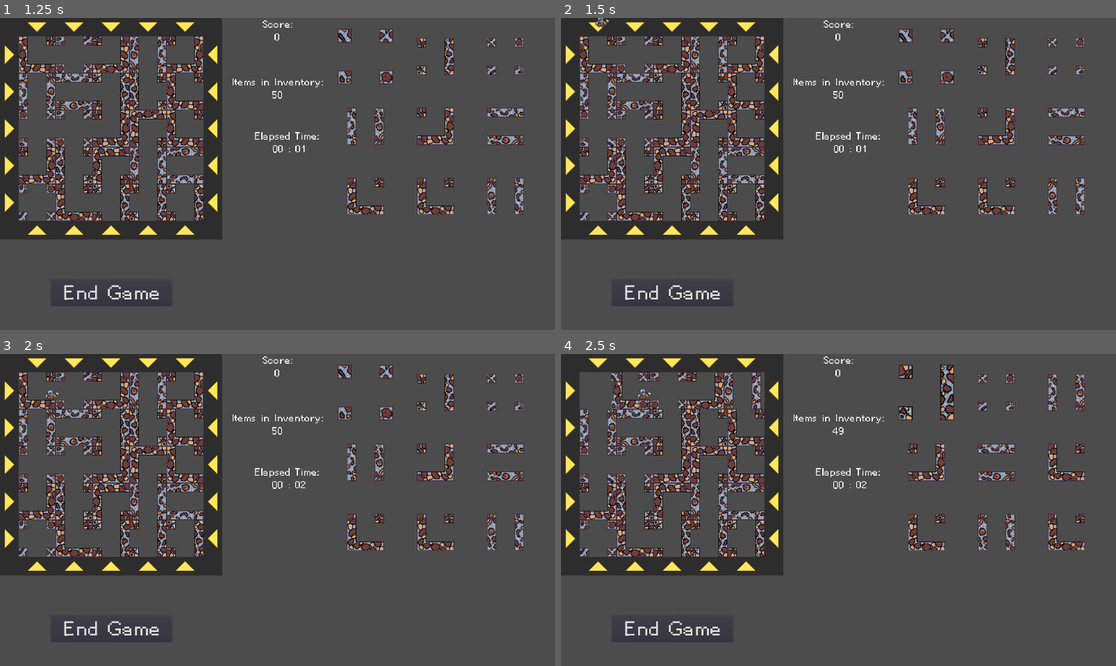
Above: before the commit, frames 1-4 (two rows, left to right).
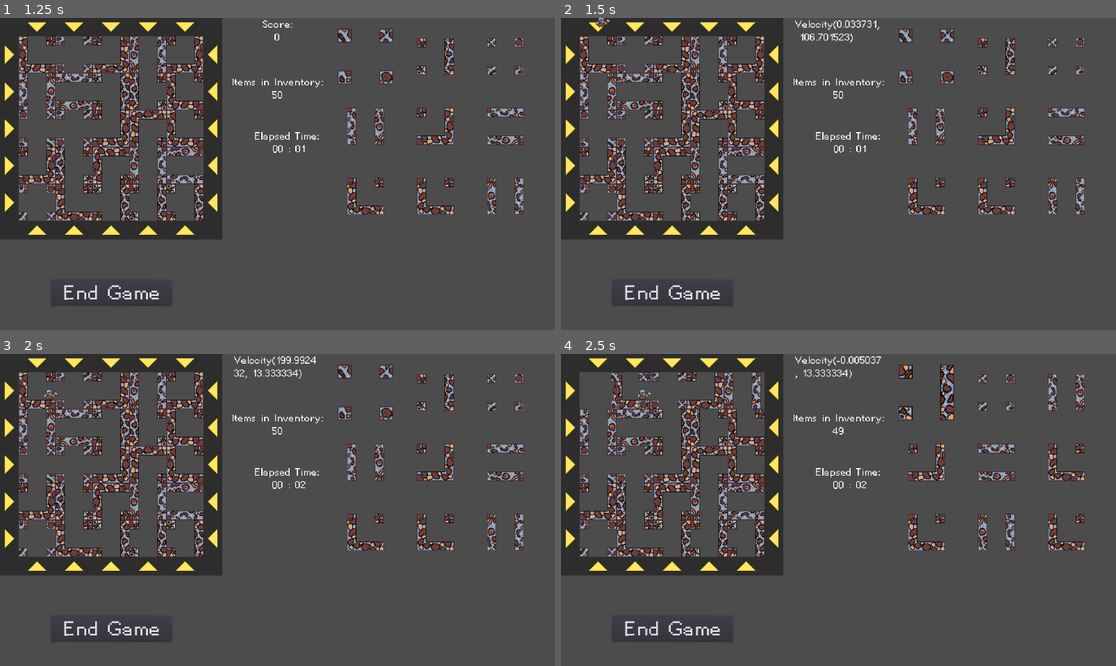
Above: after the commit, the same moments.

Repository: DorianSnowball/amazeing-mine
Game: Godot game, scene res://menu.tscn
Two runs of this game, one before a commit and one after it. Both use one fixed random seed, a clock stepped at 60 frames per second and the inputs below. The engine's default icon, where the game draws it, is replaced by a stand-in: a white triangle on a blue panel in a dark square.
Inputs (mouse positions are in pixels of both pictures, inside the frame that each line leads up to):
- Up to frame 1 (1.25 s): click "Start" at 0.5 s
- Up to frame 2 (1.5 s): hold D (move_right) from 1.28 s (still down); tap R (rope) at 1.35 s
- Up to frame 3 (2 s): keep holding D (move_right); tap Space (jump) at 1.52, 1.55, 1.82 s
- Up to frame 4 (2.5 s): release D (move_right) at 2 s; click (572, 391) at 2.02 s

Frame 1 is identical in both runs. In frame 2, 0.3% of the frame differs, in the area x 6-58%, y 0-8%; in frame 3, 0.3%, in the area x 8-57%, y 0-15%; in frame 4, 0.3%.
Error in both runs: Unable to iterate on object of type 'Nil'. (res://Highscore.gd:29)

Commit message:
tweaked movement, added coyote time

Diff:
--- a/game/Border.tscn
+++ b/game/Border.tscn
@@ -8,8 +8,12 @@
 [sub_resource type="RectangleShape2D" id=2]
 extents = Vector2( 277.692, 31.9649 )
 
+[sub_resource type="RectangleShape2D" id=3]
+extents = Vector2( 50.0497, 31.7927 )
+
 [node name="StaticBody2D" type="StaticBody2D"]
 collision_layer = 3
+collision_mask = 3
 
 [node name="Border_thin" type="Sprite" parent="."]
 position = Vector2( 384, 384 )
@@ -35,3 +39,10 @@
 [node name="CollisionShape2D" type="CollisionShape2D" parent="."]
 position = Vector2( 426, 32 )
 shape = SubResource( 2 )
+
+[node name="CollisionShape2D5" type="CollisionShape2D" parent="."]
+position = Vector2( 105.865, 32.1738 )
+rotation = 3.14159
+shape = SubResource( 3 )
+one_way_collision = true
+one_way_collision_margin = 13.3
--- a/game/Dwarf.gd
+++ b/game/Dwarf.gd
@@ -4,10 +4,15 @@
 var depth : int = 0
 
 # environment variables
-var speed : int = 200
-var climb_speed : int = 200
-var jumpforce : int = 400
-var gravity : int = 800
+#var speed : int = 200
+export var top_speed : int = 200
+export var frame_counter : int = 0
+export var climb_speed : int = 200
+export var jumpforce : int = 250
+export var gravity : int = 800
+export var coyote_time : int = 6
+
+var frames_in_air : int = 0
 
 #no stuck
 var stuck_count = 0
@@ -28,14 +33,29 @@
 onready var _magic_sound = $poof
 onready var _speech_sprite = $"speech bubble"
 
-func get_input():
+func get_input(delta):
+    if -3 <= velocity.x and velocity.x <= 3:                              # Dead Zone Detection
+        velocity.x = 0
+        frame_counter = 0
 
     # movement input here
     if Input.is_action_pressed("move_left"):
-        velocity.x -= speed                                                     # Make go fast
+        frame_counter += 1
+        velocity.x = -6*(frame_counter*frame_counter)+1                                                     # Make go fast
 
     elif Input.is_action_pressed("move_right"):
-        velocity.x += speed                                                     # Make go fast
+        frame_counter += 1
+        velocity.x = 6*(frame_counter*frame_counter)+1                                                     # Make go fast
+
+
+    if Input.is_action_just_released("move_left") or Input.is_action_just_released("move_right"):
+        frame_counter = 0
+
+    if not Input.is_action_pressed("move_left") and not Input.is_action_pressed("move_right") and velocity.x != 0:
+        frame_counter += 1
+        velocity.x = 2.45* pow((frame_counter-3), 4)
+
+    print(velocity.x)
 
 
     if Input.is_action_just_pressed("move_left"):
@@ -47,8 +67,13 @@
         if is_on_floor():
             _animated_sprite.play("walk")                                           # sprite animation
 
-        # jump input
-    if Input.is_action_just_pressed("jump") and (is_on_floor() or on_rope):
+    if not is_on_floor():
+        frames_in_air += 1
+    else:
+        frames_in_air = 0
+
+    # jump input
+    if Input.is_action_just_pressed("jump") and (frames_in_air <= coyote_time or on_rope):
         velocity.y -= jumpforce
 
         if velocity.x < 0:                                                      # backflip city
@@ -82,10 +107,13 @@
 
 func _physics_process(delta):
     if not in_spawn_animation:
-        velocity.x = 0
-        get_input()
-
-
+        #velocity.x = 0
+        get_input(delta)
+
+    if velocity.x > top_speed:                                                  # restrict to top speed
+        velocity.x = top_speed
+    elif velocity.x < -1 * top_speed:
+        velocity.x = -1* top_speed
     # applying the velocity
     velocity = move_and_slide(velocity, Vector2.UP)
 
@@ -93,7 +121,7 @@
     if not on_rope:
         velocity.y += gravity * delta
 
-    #$"/root/Control/Score".text = "Velocity" + str(velocity)
+    $"/root/Control/Score".text = "Velocity" + str(velocity)
     #$"/root/Control/Score".text = "Animation: " + _animated_sprite.animation
     checkScroll()
     teleport()
--- a/game/Dwarf.tscn
+++ b/game/Dwarf.tscn
@@ -61,173 +61,173 @@
 
 [sub_resource type="AtlasTexture" id=11]
 flags = 4
+atlas = ExtResource( 3 )
+region = Rect2( 0, 96, 32, 32 )
+
+[sub_resource type="AtlasTexture" id=12]
+flags = 4
+atlas = ExtResource( 3 )
+region = Rect2( 32, 96, 32, 32 )
+
+[sub_resource type="AtlasTexture" id=13]
+flags = 4
+atlas = ExtResource( 3 )
+region = Rect2( 64, 96, 32, 32 )
+
+[sub_resource type="AtlasTexture" id=14]
+flags = 4
+atlas = ExtResource( 3 )
+region = Rect2( 96, 96, 32, 32 )
+
+[sub_resource type="AtlasTexture" id=15]
+flags = 4
 atlas = ExtResource( 7 )
 region = Rect2( 0, 160, 39, 32 )
 
-[sub_resource type="AtlasTexture" id=12]
+[sub_resource type="AtlasTexture" id=16]
 flags = 4
 atlas = ExtResource( 7 )
 region = Rect2( 39, 160, 39, 32 )
 
-[sub_resource type="AtlasTexture" id=13]
+[sub_resource type="AtlasTexture" id=17]
 flags = 4
 atlas = ExtResource( 7 )
 region = Rect2( 78, 160, 39, 32 )
 
-[sub_resource type="AtlasTexture" id=14]
+[sub_resource type="AtlasTexture" id=18]
 flags = 4
 atlas = ExtResource( 7 )
 region = Rect2( 117, 160, 39, 32 )
 
-[sub_resource type="AtlasTexture" id=15]
+[sub_resource type="AtlasTexture" id=19]
 flags = 4
 atlas = ExtResource( 7 )
 region = Rect2( 156, 160, 39, 32 )
 
-[sub_resource type="AtlasTexture" id=16]
+[sub_resource type="AtlasTexture" id=20]
 flags = 4
 atlas = ExtResource( 3 )
 region = Rect2( 0, 64, 32, 32 )
 
-[sub_resource type="AtlasTexture" id=17]
+[sub_resource type="AtlasTexture" id=21]
 flags = 4
 atlas = ExtResource( 3 )
 region = Rect2( 32, 64, 32, 32 )
 
-[sub_resource type="AtlasTexture" id=18]
+[sub_resource type="AtlasTexture" id=22]
 flags = 4
 atlas = ExtResource( 3 )
 region = Rect2( 64, 64, 32, 32 )
 
-[sub_resource type="AtlasTexture" id=19]
+[sub_resource type="AtlasTexture" id=23]
 flags = 4
 atlas = ExtResource( 3 )
 region = Rect2( 32, 64, 32, 32 )
 
-[sub_resource type="AtlasTexture" id=20]
+[sub_resource type="AtlasTexture" id=24]
 flags = 4
 atlas = ExtResource( 3 )
 region = Rect2( 0, 64, 32, 32 )
 
-[sub_resource type="AtlasTexture" id=21]
+[sub_resource type="AtlasTexture" id=25]
+flags = 4
+atlas = ExtResource( 3 )
+region = Rect2( 0, 32, 32, 32 )
+
+[sub_resource type="AtlasTexture" id=26]
+flags = 4
+atlas = ExtResource( 3 )
+region = Rect2( 32, 32, 32, 32 )
+
+[sub_resource type="AtlasTexture" id=27]
+flags = 4
+atlas = ExtResource( 3 )
+region = Rect2( 64, 32, 32, 32 )
+
+[sub_resource type="AtlasTexture" id=28]
+flags = 4
+atlas = ExtResource( 3 )
+region = Rect2( 96, 32, 32, 32 )
+
+[sub_resource type="AtlasTexture" id=29]
+flags = 4
+atlas = ExtResource( 3 )
+region = Rect2( 128, 32, 32, 32 )
+
+[sub_resource type="AtlasTexture" id=30]
+flags = 4
+atlas = ExtResource( 3 )
+region = Rect2( 160, 32, 32, 32 )
+
+[sub_resource type="AtlasTexture" id=31]
+flags = 4
+atlas = ExtResource( 3 )
+region = Rect2( 192, 32, 32, 32 )
+
+[sub_resource type="AtlasTexture" id=32]
+flags = 4
+atlas = ExtResource( 3 )
+region = Rect2( 224, 32, 32, 32 )
+
+[sub_resource type="AtlasTexture" id=33]
 flags = 4
 atlas = ExtResource( 6 )
 region = Rect2( 32, 0, 32, 32 )
 
-[sub_resource type="AtlasTexture" id=22]
+[sub_resource type="AtlasTexture" id=34]
 flags = 4
 atlas = ExtResource( 6 )
 region = Rect2( 64, 0, 32, 32 )
 
-[sub_resource type="AtlasTexture" id=23]
+[sub_resource type="AtlasTexture" id=35]
 flags = 4
 atlas = ExtResource( 6 )
 region = Rect2( 96, 0, 32, 32 )
 
-[sub_resource type="AtlasTexture" id=24]
+[sub_resource type="AtlasTexture" id=36]
 flags = 4
 atlas = ExtResource( 6 )
 region = Rect2( 128, 0, 32, 32 )
 
-[sub_resource type="AtlasTexture" id=25]
+[sub_resource type="AtlasTexture" id=37]
 flags = 4
 atlas = ExtResource( 6 )
 region = Rect2( 160, 0, 32, 32 )
 
-[sub_resource type="AtlasTexture" id=26]
+[sub_resource type="AtlasTexture" id=38]
 flags = 4
 atlas = ExtResource( 6 )
 region = Rect2( 192, 0, 32, 32 )
 
-[sub_resource type="AtlasTexture" id=27]
+[sub_resource type="AtlasTexture" id=39]
 flags = 4
 atlas = ExtResource( 6 )
 region = Rect2( 224, 0, 32, 32 )
 
-[sub_resource type="AtlasTexture" id=28]
+[sub_resource type="AtlasTexture" id=40]
 flags = 4
 atlas = ExtResource( 6 )
 region = Rect2( 256, 0, 32, 32 )
 
-[sub_resource type="AtlasTexture" id=29]
+[sub_resource type="AtlasTexture" id=41]
 flags = 4
 atlas = ExtResource( 6 )
 region = Rect2( 288, 0, 32, 32 )
 
-[sub_resource type="AtlasTexture" id=30]
+[sub_resource type="AtlasTexture" id=42]
 flags = 4
 atlas = ExtResource( 6 )
 region = Rect2( 320, 0, 32, 32 )
 
-[sub_resource type="AtlasTexture" id=31]
+[sub_resource type="AtlasTexture" id=43]
 flags = 4
 atlas = ExtResource( 6 )
 region = Rect2( 352, 0, 32, 32 )
 
-[sub_resource type="AtlasTexture" id=32]
+[sub_resource type="AtlasTexture" id=44]
 flags = 4
 atlas = ExtResource( 6 )
 region = Rect2( 384, 0, 32, 32 )
-
-[sub_resource type="AtlasTexture" id=33]
-flags = 4
-atlas = ExtResource( 3 )
-region = Rect2( 0, 32, 32, 32 )
-
-[sub_resource type="AtlasTexture" id=34]
-flags = 4
-atlas = ExtResource( 3 )
-region = Rect2( 32, 32, 32, 32 )
-
-[sub_resource type="AtlasTexture" id=35]
-flags = 4
-atlas = ExtResource( 3 )
-region = Rect2( 64, 32, 32, 32 )
-
-[sub_resource type="AtlasTexture" id=36]
-flags = 4
-atlas = ExtResource( 3 )
-region = Rect2( 96, 32, 32, 32 )
-
-[sub_resource type="AtlasTexture" id=37]
-flags = 4
-atlas = ExtResource( 3 )
-region = Rect2( 128, 32, 32, 32 )
-
-[sub_resource type="AtlasTexture" id=38]
-flags = 4
-atlas = ExtResource( 3 )
-region = Rect2( 160, 32, 32, 32 )
-
-[sub_resource type="AtlasTexture" id=39]
-flags = 4
-atlas = ExtResource( 3 )
-region = Rect2( 192, 32, 32, 32 )
-
-[sub_resource type="AtlasTexture" id=40]
-flags = 4
-atlas = ExtResource( 3 )
-region = Rect2( 224, 32, 32, 32 )
-
-[sub_resource type="AtlasTexture" id=41]
-flags = 4
-atlas = ExtResource( 3 )
-region = Rect2( 0, 96, 32, 32 )
-
-[sub_resource type="AtlasTexture" id=42]
-flags = 4
-atlas = ExtResource( 3 )
-region = Rect2( 32, 96, 32, 32 )
-
-[sub_resource type="AtlasTexture" id=43]
-flags = 4
-atlas = ExtResource( 3 )
-region = Rect2( 64, 96, 32, 32 )
-
-[sub_resource type="AtlasTexture" id=44]
-flags = 4
-atlas = ExtResource( 3 )
-region = Rect2( 96, 96, 32, 32 )
 
 [sub_resource type="SpriteFrames" id=45]
 animations = [ {
@@ -241,29 +241,29 @@
 "name": "climb",
 "speed": 5.0
 }, {
-"frames": [ SubResource( 11 ), SubResource( 12 ), SubResource( 13 ), SubResource( 14 ), SubResource( 15 ) ],
+"frames": [ SubResource( 11 ), SubResource( 12 ), SubResource( 13 ), SubResource( 14 ) ],
+"loop": true,
+"name": "landing",
+"speed": 5.0
+}, {
+"frames": [ SubResource( 15 ), SubResource( 16 ), SubResource( 17 ), SubResource( 18 ), SubResource( 19 ) ],
 "loop": true,
 "name": "jump",
 "speed": 5.0
 }, {
-"frames": [ SubResource( 16 ), SubResource( 17 ), SubResource( 18 ), SubResource( 19 ), SubResource( 20 ) ],
+"frames": [ SubResource( 20 ), SubResource( 21 ), SubResource( 22 ), SubResource( 23 ), SubResource( 24 ) ],
 "loop": true,
 "name": "raise_axe",
 "speed": 5.0
 }, {
-"frames": [ SubResource( 21 ), SubResource( 22 ), SubResource( 23 ), SubResource( 24 ), SubResource( 25 ), SubResource( 26 ), SubResource( 27 ), SubResource( 28 ), SubResource( 29 ), SubResource( 30 ), SubResource( 31 ), SubResource( 32 ) ],
-"loop": true,
-"name": "landing2",
-"speed": 5.0
-}, {
-"frames": [ SubResource( 33 ), SubResource( 34 ), SubResource( 35 ), SubResource( 36 ), SubResource( 37 ), SubResource( 38 ), SubResource( 39 ), SubResource( 40 ) ],
+"frames": [ SubResource( 25 ), SubResource( 26 ), SubResource( 27 ), SubResource( 28 ), SubResource( 29 ), SubResource( 30 ), SubResource( 31 ), SubResource( 32 ) ],
 "loop": true,
 "name": "walk",
 "speed": 7.0
 }, {
-"frames": [ SubResource( 41 ), SubResource( 42 ), SubResource( 43 ), SubResource( 44 ) ],
-"loop": true,
-"name": "landing",
+"frames": [ SubResource( 33 ), SubResource( 34 ), SubResource( 35 ), SubResource( 36 ), SubResource( 37 ), SubResource( 38 ), SubResource( 39 ), SubResource( 40 ), SubResource( 41 ), SubResource( 42 ), SubResource( 43 ), SubResource( 44 ) ],
+"loop": true,
+"name": "landing2",
 "speed": 5.0
 } ]
 
@@ -459,7 +459,7 @@
 scale = Vector2( 2, 2 )
 frames = SubResource( 45 )
 animation = "idle"
-frame = 4
+frame = 3
 playing = true
 
 [node name="CollisionShape2D" type="CollisionShape2D" parent="."]
Not shown: 1 places in game/Border.tscn that only renumber resources
